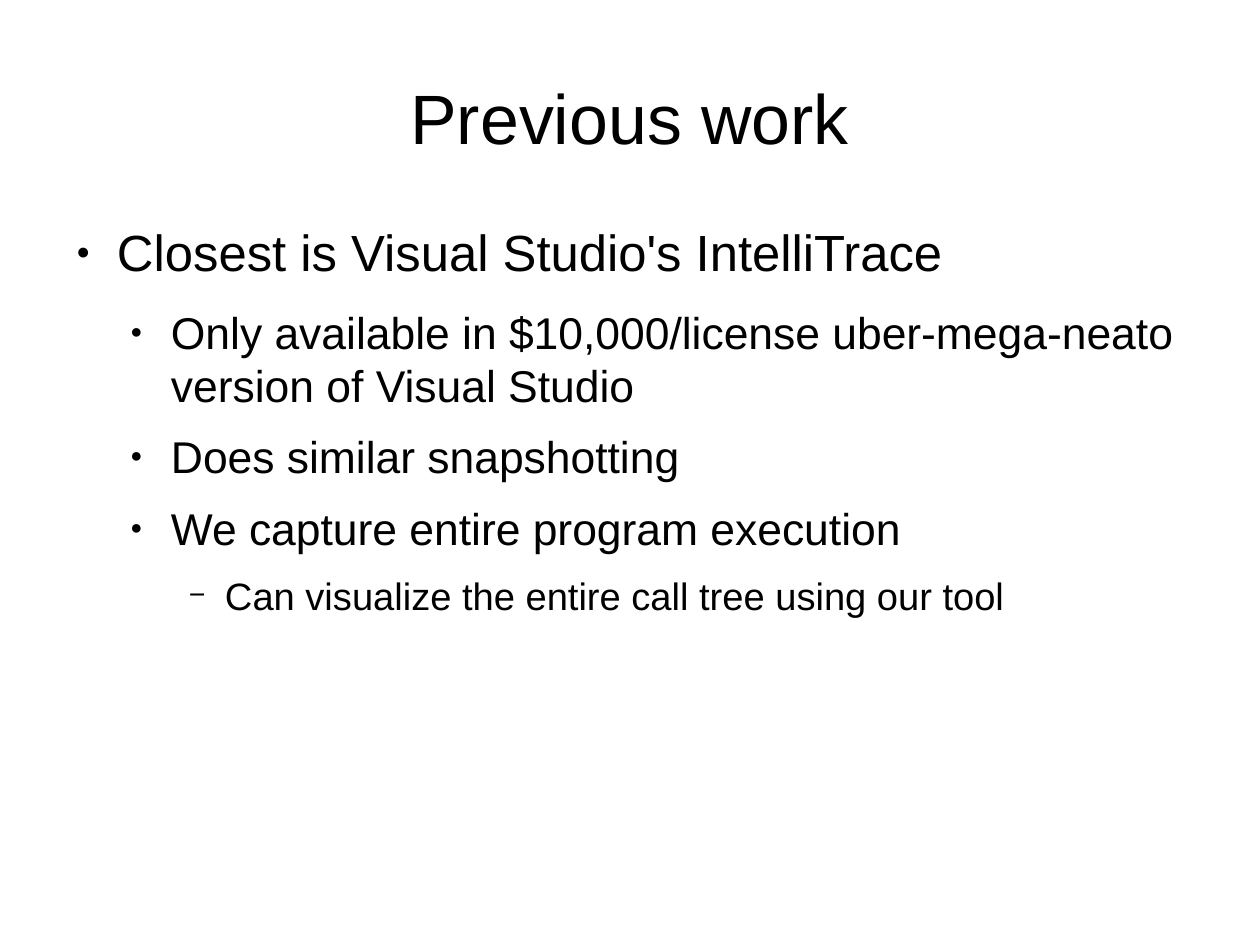
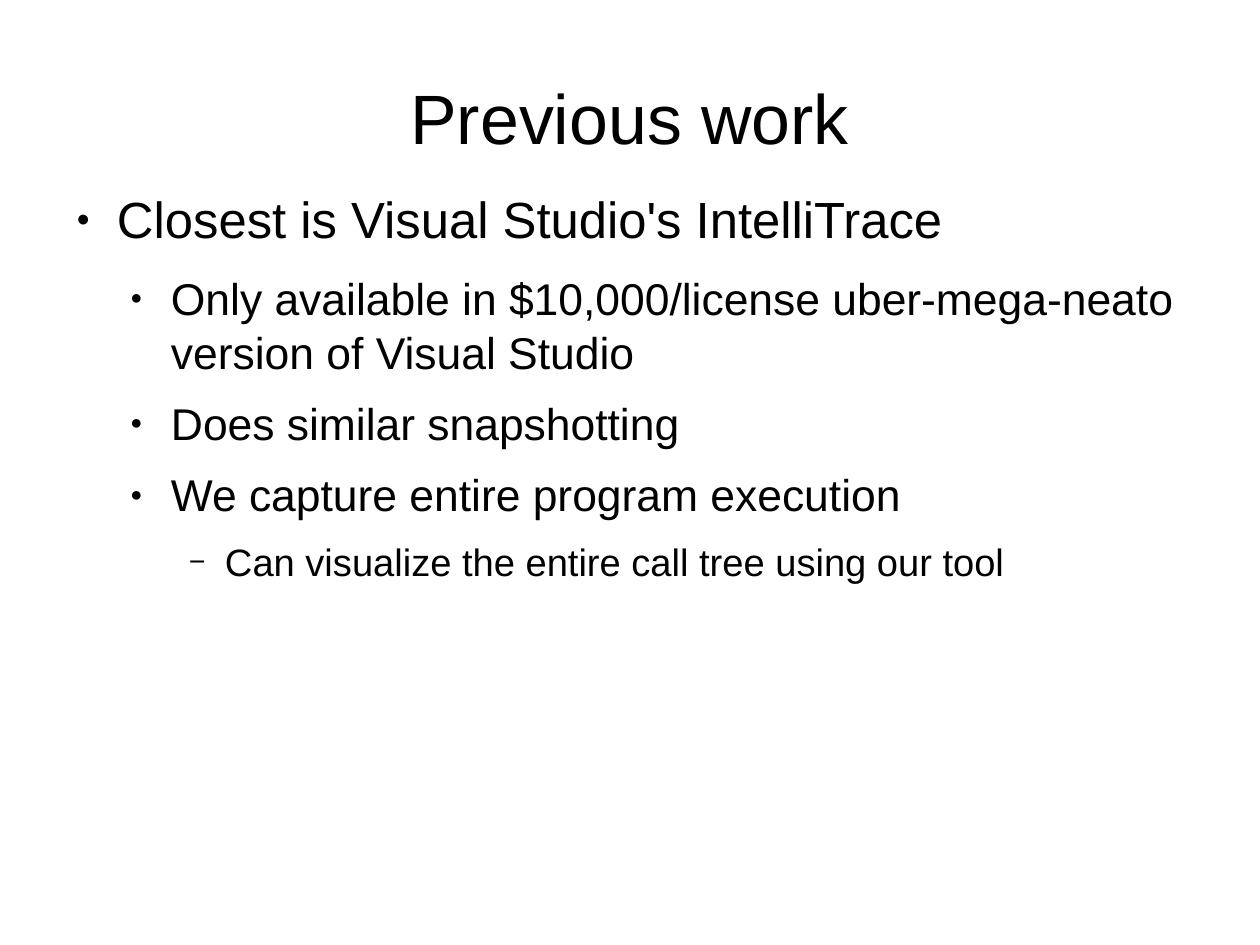
Before and after one commit to dcsommer/CS240H-Final-Project, a slide deck: slide 13 of demo.odp (slide 11 before the commit). Drawn at 1260x945 pixels with LibreOffice and Linux fonts; fonts in the diff are those of the drawing. Boxes give left, top, right and bottom in pixels: in the first picture for what was removed or moved away, otherwise in the second. Text is boxed around its words. In the diff, an @@ line names an element or a change of style, - is before the commit and + after.

```diff
--- a/demo.odp
+++ b/demo.odp
@@ text "Closest is Visual Studio's IntelliTrace" moved from (x1=117, y1=234, x2=1173, y2=618) to (x1=117, y1=201, x2=1173, y2=584) @@
```
Also in this commit, not shown: 3 slides added, 1 slide removed.
